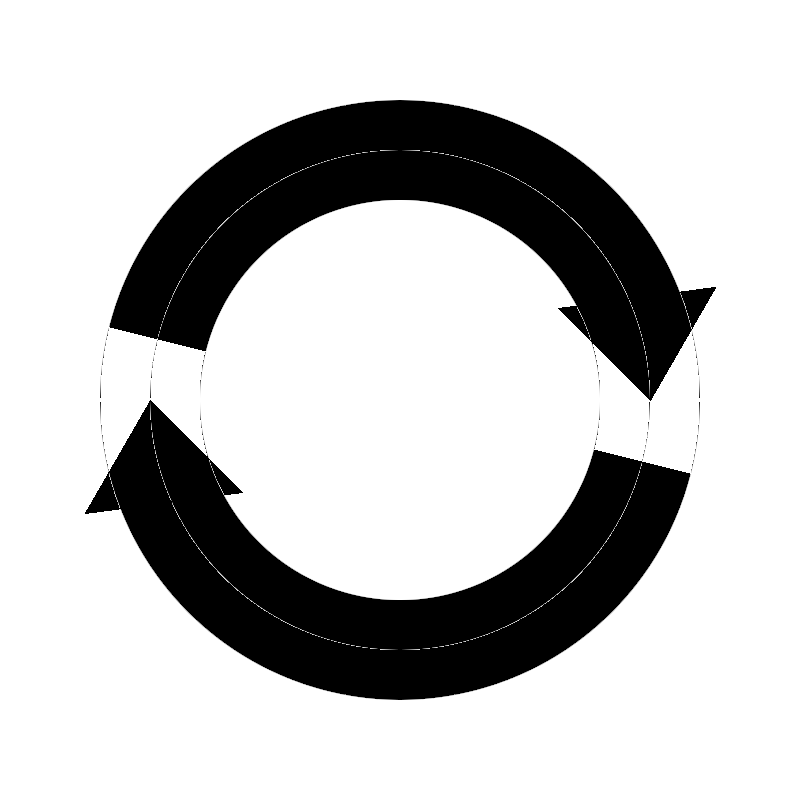
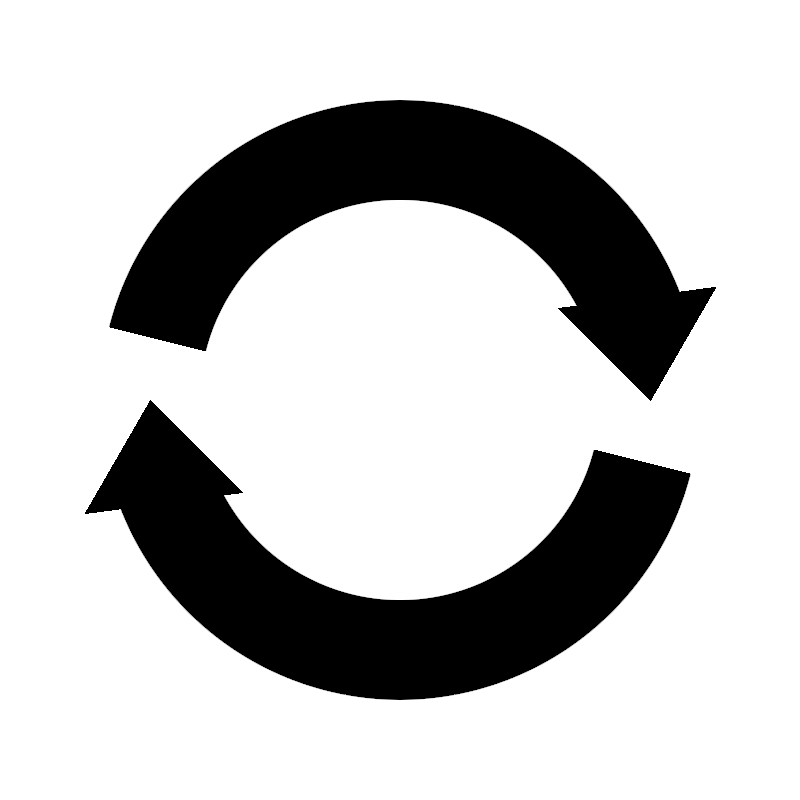
Revision of a layered (800, 800) image; what changed, layer by layer:
painted on "Background" over [100, 150, 700, 650]
